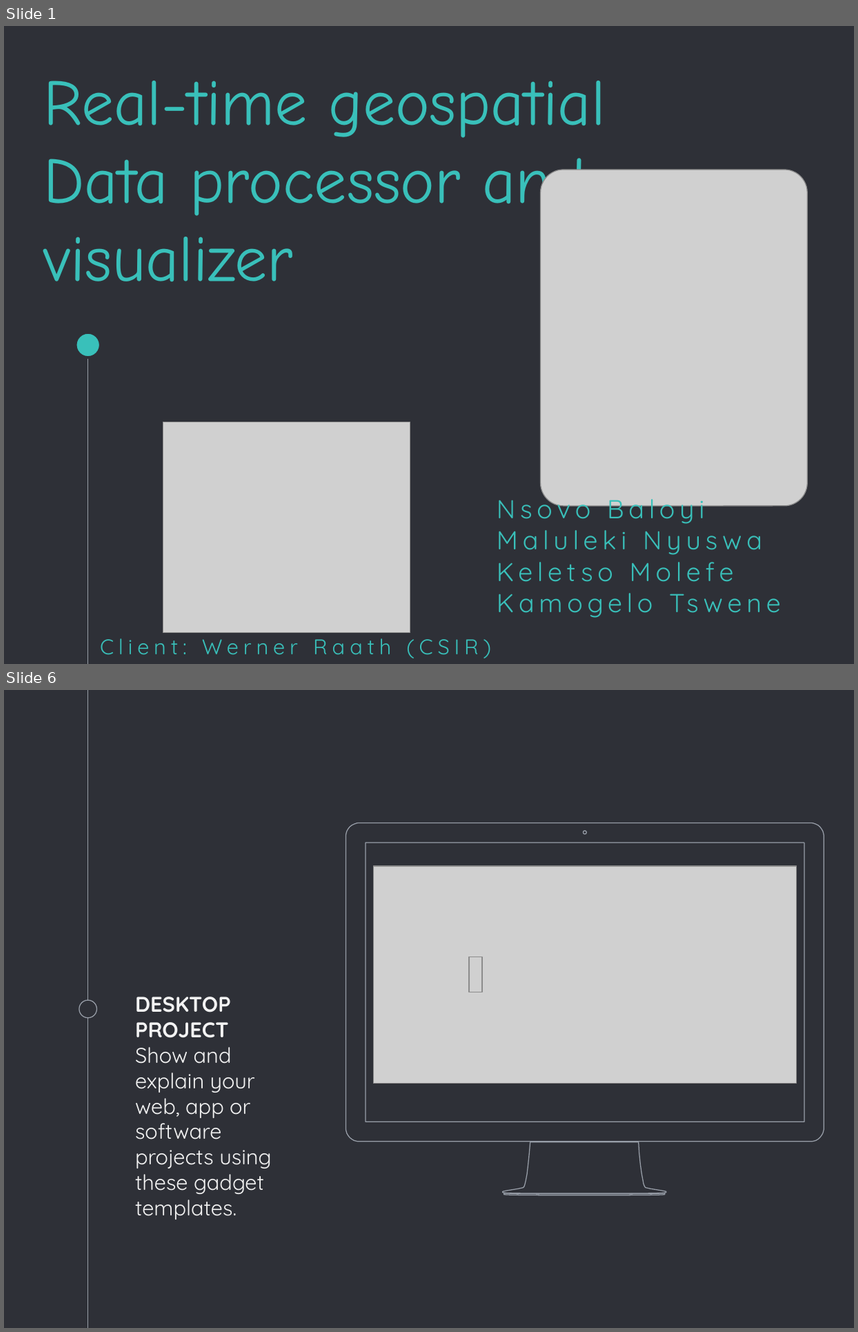
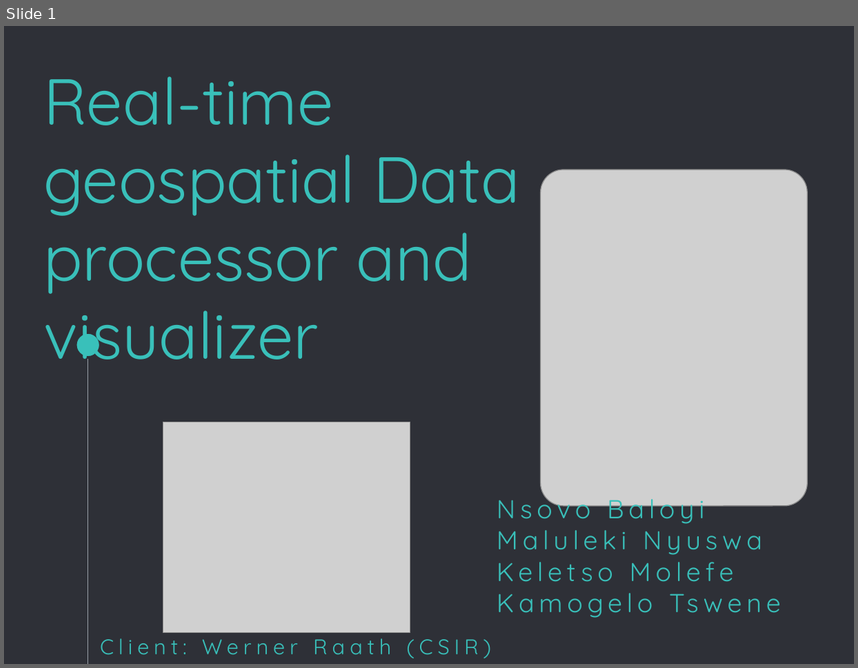
Before and after one commit to Coeus2016/GeospatialDataProcessorVisualiser_documentation, a slide deck: demos/LabOpeningDemo.pptx. Shown one above the other, each under a label of ours: slides 1 and 6 before the commit, slide 1 after it; the slides between them are not shown. The pictures are 858x1332 and 858x668 pixels, drawn with LibreOffice and Linux fonts; fonts in the diff are those of the drawing; grey boxes stand for pictures. Boxes give left, top, right and bottom in pixels: in the first picture for what was removed or moved away, otherwise in the second. Text is boxed around its words. In the diff, an @@ line names an element or a change of style, - is before the commit and + after.

```diff
--- a/demos/LabOpeningDemo.pptx
+++ b/demos/LabOpeningDemo.pptx
@@ slide 6 removed at (4,690,854,1328), background #2E3037 @@
@@ line removed from (88, 690) to (88, 1328) @@
@@ freeform shape removed at (346,822,824,1195) @@
@@ rectangle removed at (366,843,804,1123) @@
@@ picture removed at (373,866,796,1083) @@
@@ picture removed at (469,957,481,992) @@
@@ text removed at (135,996,271,1194) @@
-DESKTOP PROJECT
-Show and explain your web, app or software projects using these gadget templates.
@@ ellipse removed at (79,1000,96,1018) @@
@@ slide 1 changed as well @@
@@ title "Real-time geospatial Data processor and ..." at (43,76,520,376): font Comic Neue to Quicksand @@
```
Also in this commit, not shown: 1 other slide changed, 3 slides added, 4 other slides removed.
